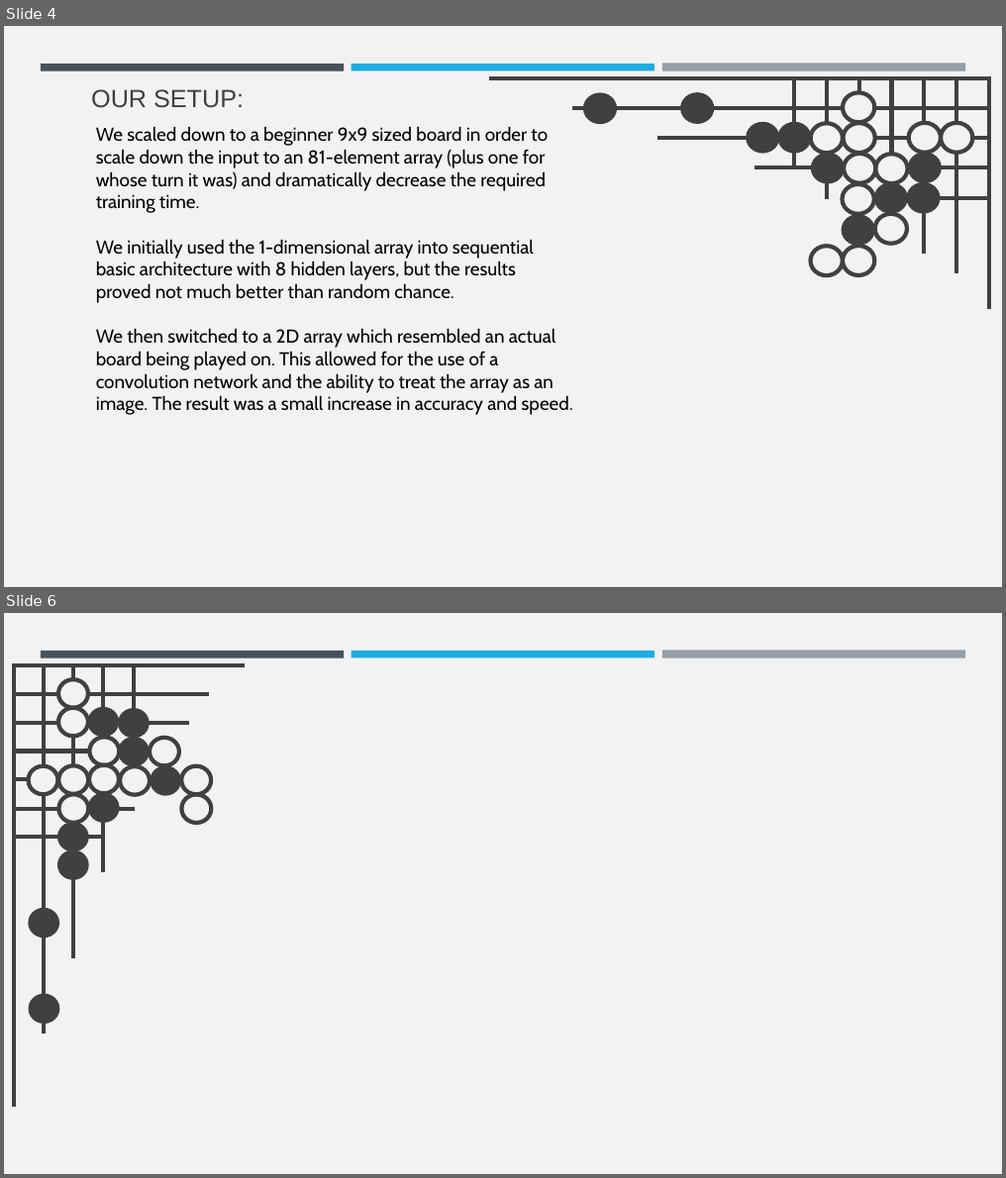
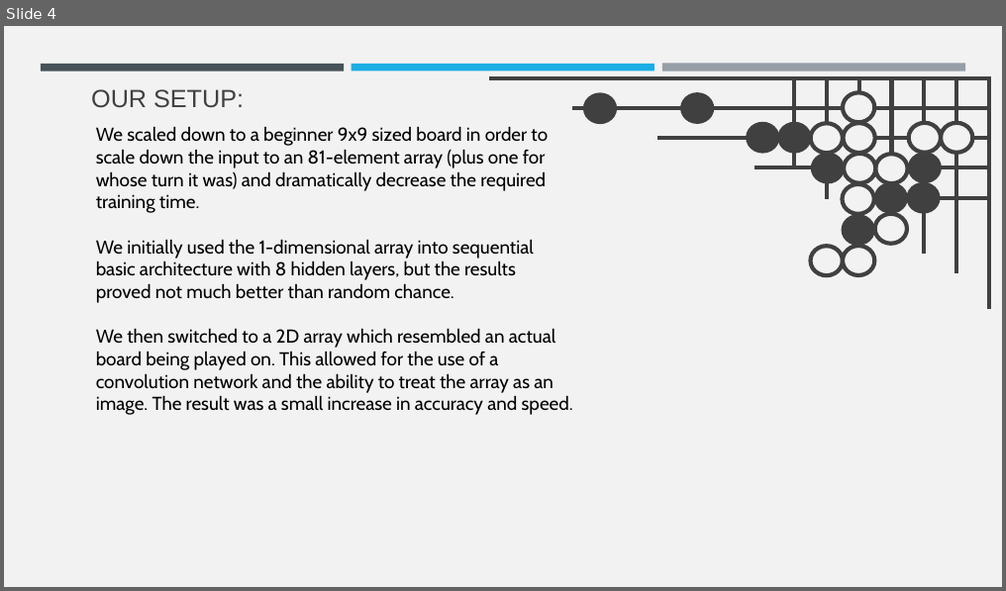
Before and after one commit to CSCI4850/s21-team6-project, a slide deck: GoPresentation.pptx. Shown one above the other, each under a label of ours: slides 4 and 6 before the commit, slide 4 after it; the slides between them are not shown. The pictures are 1006x1178 and 1006x591 pixels, drawn with LibreOffice and Linux fonts; fonts in the diff are those of the drawing. Boxes give left, top, right and bottom in pixels: in the first picture for what was removed or moved away, otherwise in the second. Text is boxed around its words. In the diff, an @@ line names an element or a change of style, - is before the commit and + after.

```diff
--- a/GoPresentation.pptx
+++ b/GoPresentation.pptx
@@ slide 6 removed at bbox=[4, 613, 1002, 1174], background #F2F2F2 @@
@@ rectangle removed at bbox=[4, 613, 1002, 1174] @@
@@ rectangle removed at bbox=[41, 651, 344, 658] @@
@@ rectangle removed at bbox=[351, 651, 654, 658] @@
@@ rectangle removed at bbox=[662, 651, 965, 659] @@
@@ group removed at bbox=[14, 665, 242, 1105]: 20 ellipses, 12 lines @@
```
Also in this commit, not shown: 3 slides changed, 1 slide added, 1 other file.
